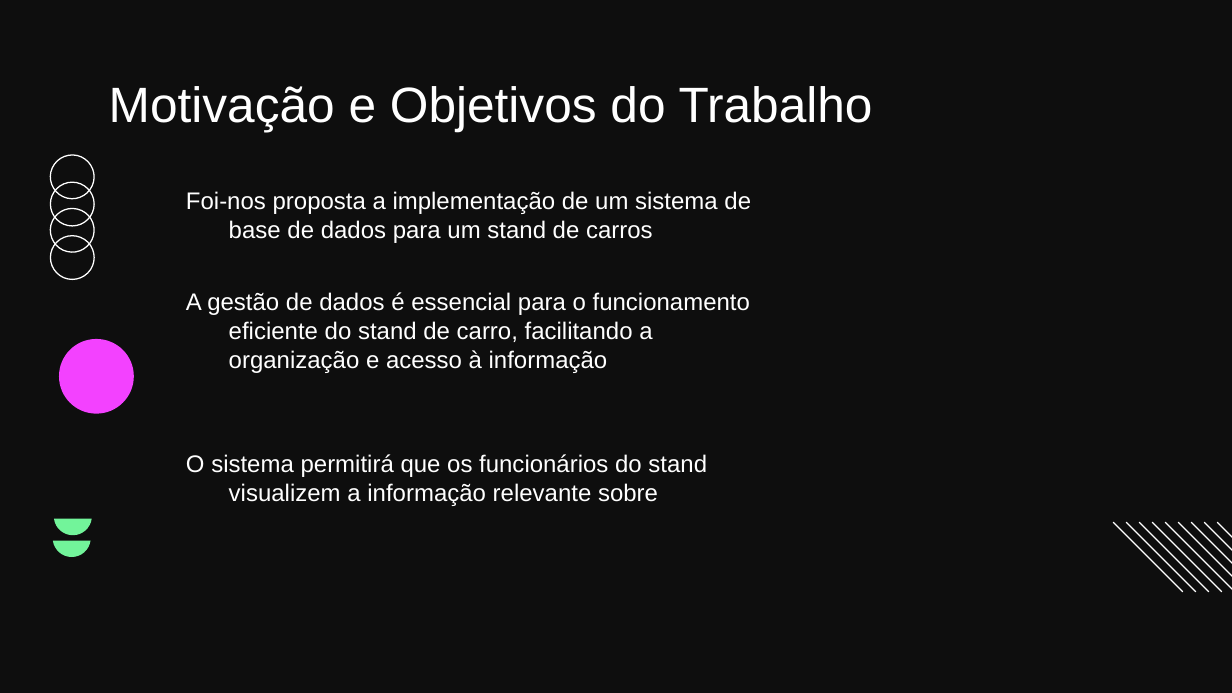
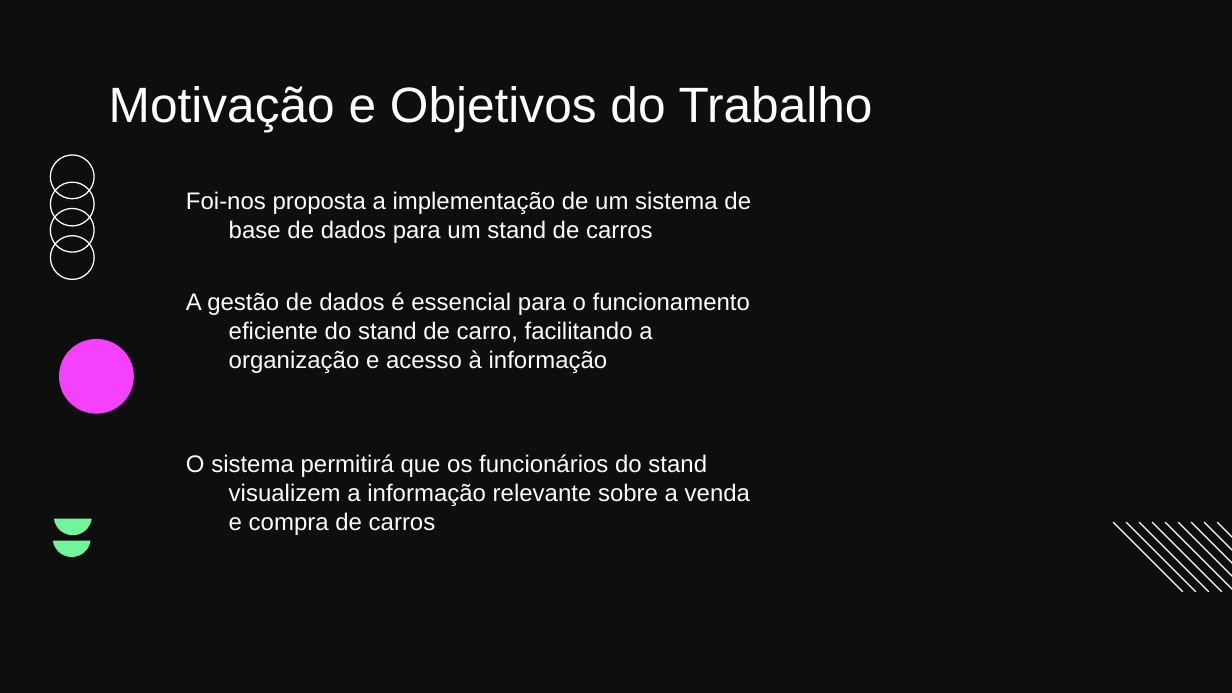
Before and after one commit to 178LaPata/BD_Project, a slide deck: slide 5 of Apresentacao.pptx. Drawn at 1232x693 pixels with LibreOffice and Linux fonts; fonts in the diff are those of the drawing; background and template pictures are left out. Boxes give left, top, right and bottom in pixels: in the first picture for what was removed or moved away, otherwise in the second. Text is boxed around its words. In the diff, an @@ line names an element or a change of style, - is before the commit and + after.

```diff
--- a/Apresentacao.pptx
+++ b/Apresentacao.pptx
@@ subtitle at box(186, 454, 750, 535): text changed @@
-O sistema permitirá que os funcionários do stand visualizem a informação relevante sobre
+O sistema permitirá que os funcionários do stand visualizem a informação relevante sobre a venda e compra de carros
```
Also in this commit, not shown: 12 other slides changed, 1 slide added, 1 slide removed.
